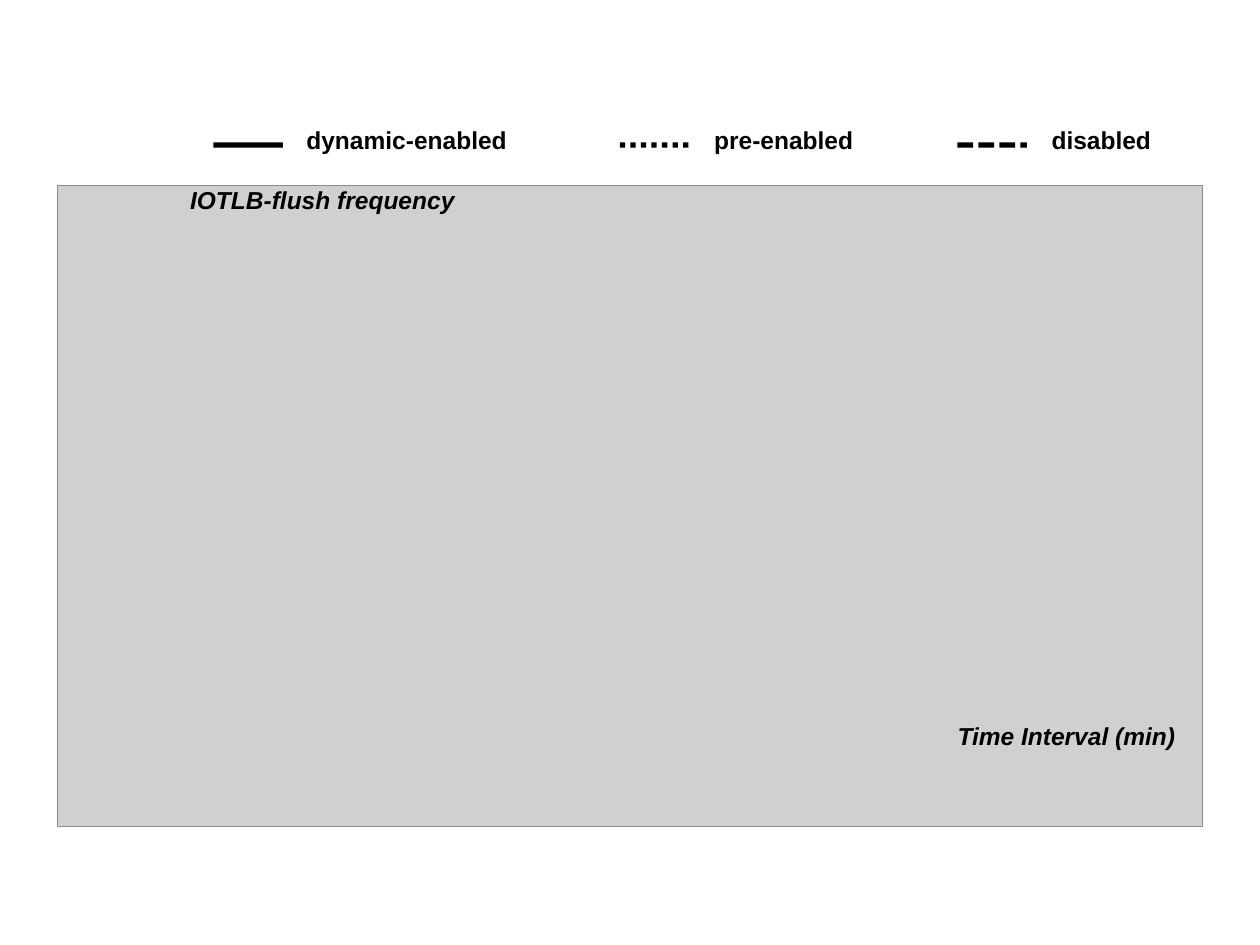
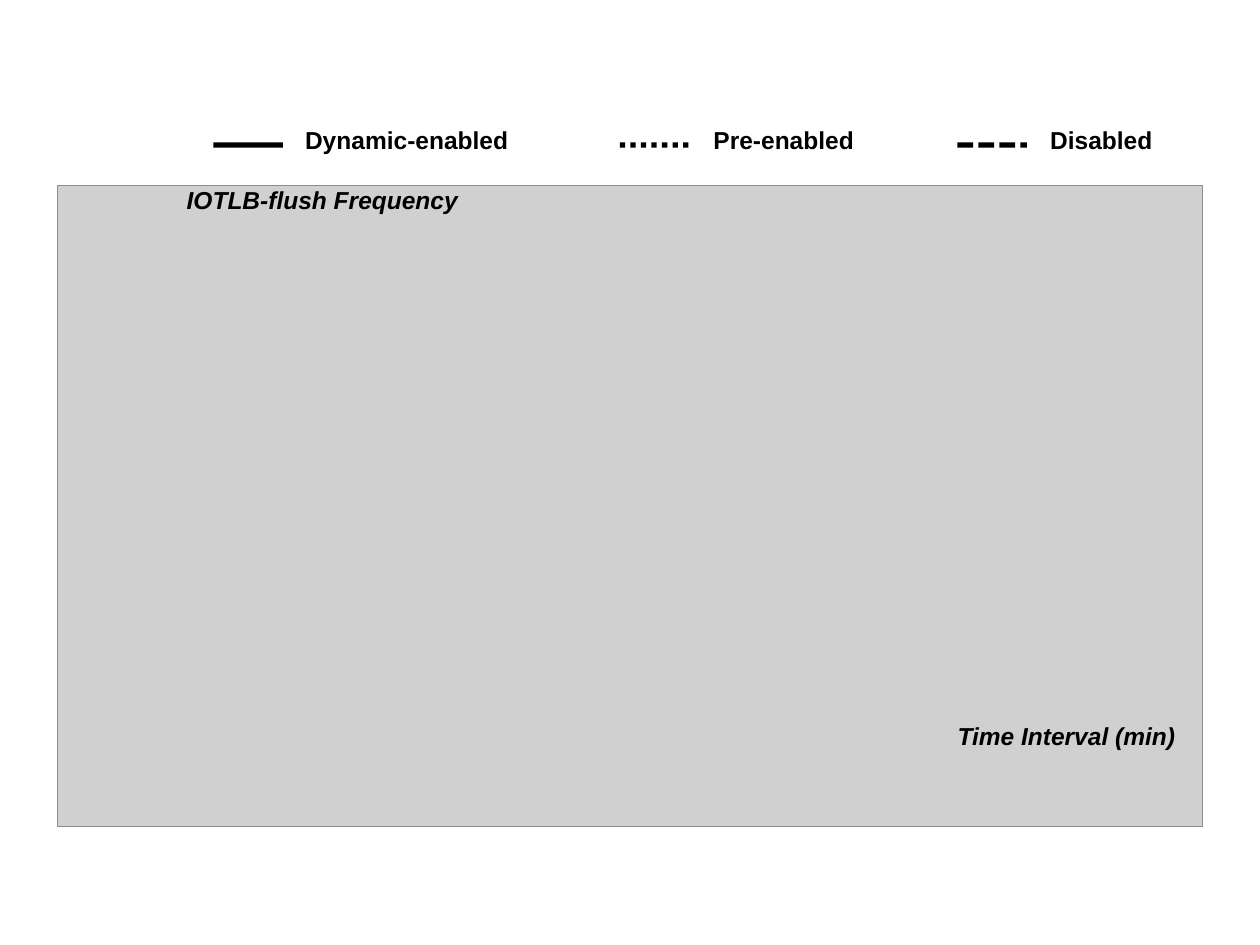
Before and after one commit to strongerwill/FastIO, a slide deck: slide 1 of doc/paper/image/micro/micro_benchmark.ppt. Drawn at 1260x945 pixels with LibreOffice and Linux fonts; fonts in the diff are those of the drawing; grey boxes stand for pictures. Boxes give left, top, right and bottom in pixels: in the first picture for what was removed or moved away, otherwise in the second. Text is boxed around its words. In the diff, an @@ line names an element or a change of style, - is before the commit and + after.

```diff
--- a/doc/paper/image/micro/micro_benchmark.ppt
+++ b/doc/paper/image/micro/micro_benchmark.ppt
@@ text at (x1=305, y1=131, x2=508, y2=154): text changed @@
-dynamic-enabled
+Dynamic-enabled
@@ text at (x1=713, y1=131, x2=853, y2=150): text changed @@
-pre-enabled
+Pre-enabled
@@ text at (x1=1050, y1=131, x2=1152, y2=150): text changed @@
-disabled
+Disabled
@@ text at (x1=187, y1=191, x2=458, y2=214): text changed @@
-IOTLB-flush frequency
+IOTLB-flush Frequency
```
Also in this commit, not shown: 6 other slides changed, 7 other files.
